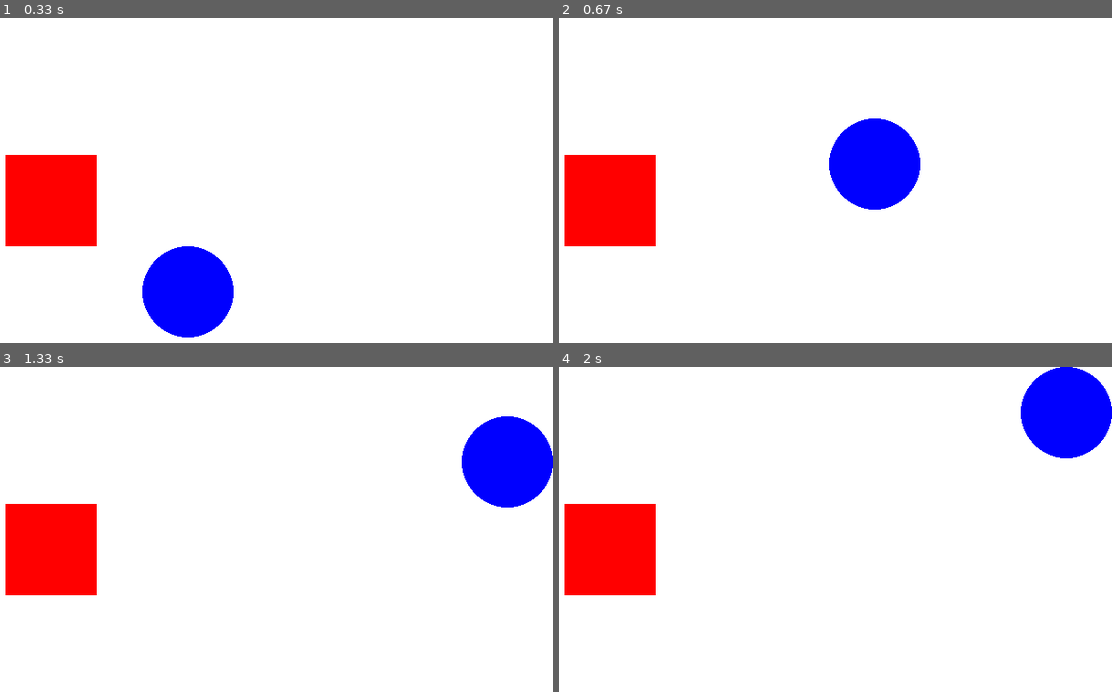
Above: before the commit, frames 1-4 (two rows, left to right).
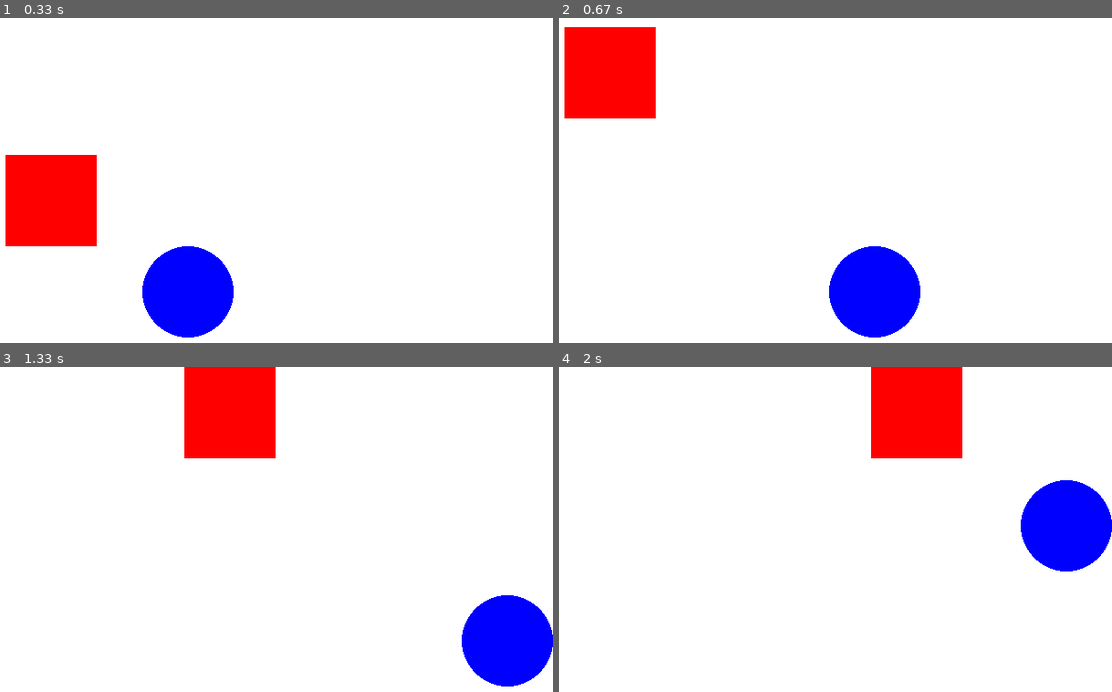
Above: after the commit, the same moments.

Repository: 20260136-cmd/my_first_game
Game: pygame game, started from hello_pygame.py
Two runs of this game, one before a commit and one after it. Both use one fixed random seed, a clock stepped at 60 frames per second and the inputs below.
Inputs:
- Up to frame 1 (0.33 s): no input
- Up to frame 2 (0.67 s): hold W from 0.33 s (still down); hold Right from 0.33 s (still down)
- Up to frame 3 (1.33 s): release W at 0.8 s; release Right at 0.8 s; hold Right 0.83-1.3 s; hold D 0.83-1.3 s
- Up to frame 4 (2 s): hold Up 1.33-1.63 s; hold W 1.33-1.63 s; hold Right from 1.67 s (still down); hold D from 1.67 s (still down)

Frame 1 is identical in both runs. In frame 2, 17% of the frame differs, in the area x 0-66%, y 2-99%; in frame 3, 17%; in frame 4, 17%.

Commit message:
정사각형을 WASD로 이동 가능하게 하고 화면 경계 처리 추가

Diff:
--- a/hello_pygame.py
+++ b/hello_pygame.py
@@ -3,48 +3,77 @@
 
 pygame.init()
 screen = pygame.display.set_mode((800, 600))
-pygame.display.set_caption("My First Pygame")
+pygame.display.set_caption("원과 정사각형 이동")
 
 WHITE = (255, 255, 255)
-BLUE = (0, 0, 255)
-RED = (255, 0, 0)  # 정사각형 색상
+BLUE = (0, 0, 255)   # 원 색상
+RED = (255, 0, 0)    # 정사각형 색상
 
 clock = pygame.time.Clock()
 running = True
 
 # 원 초기 위치
-x, y = 400, 300
-speed = 7
-radius = 50
+circle_x = 400
+circle_y = 300
+circle_radius = 50
+circle_speed = 7
 
 # 정사각형 초기 위치와 크기
+square_x = 200
+square_y = 150
 square_size = 100
-square_x, square_y = 200, 150
+square_speed = 7
 
 while running:
     for event in pygame.event.get():
         if event.type == pygame.QUIT:
             running = False
 
-    # 키 입력
     keys = pygame.key.get_pressed()
-    if keys[pygame.K_LEFT] or keys[pygame.K_a]:
-        x -= speed
-    if keys[pygame.K_RIGHT] or keys[pygame.K_d]:
-        x += speed
-    if keys[pygame.K_UP] or keys[pygame.K_w]:
-        y -= speed
-    if keys[pygame.K_DOWN] or keys[pygame.K_s]:
-        y += speed
 
-    # 원 경계 처리
-    x = max(radius, min(800 - radius, x))
-    y = max(radius, min(600 - radius, y))
+    # 🔵 원 이동 (방향키)
+    if keys[pygame.K_LEFT]:
+        circle_x -= circle_speed
+    if keys[pygame.K_RIGHT]:
+        circle_x += circle_speed
+    if keys[pygame.K_UP]:
+        circle_y -= circle_speed
+    if keys[pygame.K_DOWN]:
+        circle_y += circle_speed
+
+    # 🔴 정사각형 이동 (WASD)
+    if keys[pygame.K_a]:
+        square_x -= square_speed
+    if keys[pygame.K_d]:
+        square_x += square_speed
+    if keys[pygame.K_w]:
+        square_y -= square_speed
+    if keys[pygame.K_s]:
+        square_y += square_speed
+
+    # 🔒 원 경계 처리
+    if circle_x < circle_radius:
+        circle_x = circle_radius
+    if circle_x > 800 - circle_radius:
+        circle_x = 800 - circle_radius
+    if circle_y < circle_radius:
+        circle_y = circle_radius
+    if circle_y > 600 - circle_radius:
+        circle_y = 600 - circle_radius
+
+    # 🔒 정사각형 경계 처리
+    if square_x < 0:
+        square_x = 0
+    if square_x > 800 - square_size:
+        square_x = 800 - square_size
+    if square_y < 0:
+        square_y = 0
+    if square_y > 600 - square_size:
+        square_y = 600 - square_size
 
     screen.fill(WHITE)
-    pygame.draw.circle(screen, BLUE, (x, y), radius)
+    pygame.draw.circle(screen, BLUE, (circle_x, circle_y), circle_radius)
     pygame.draw.rect(screen, RED, (square_x, square_y, square_size, square_size))
-
     pygame.display.flip()
     clock.tick(60)
 
